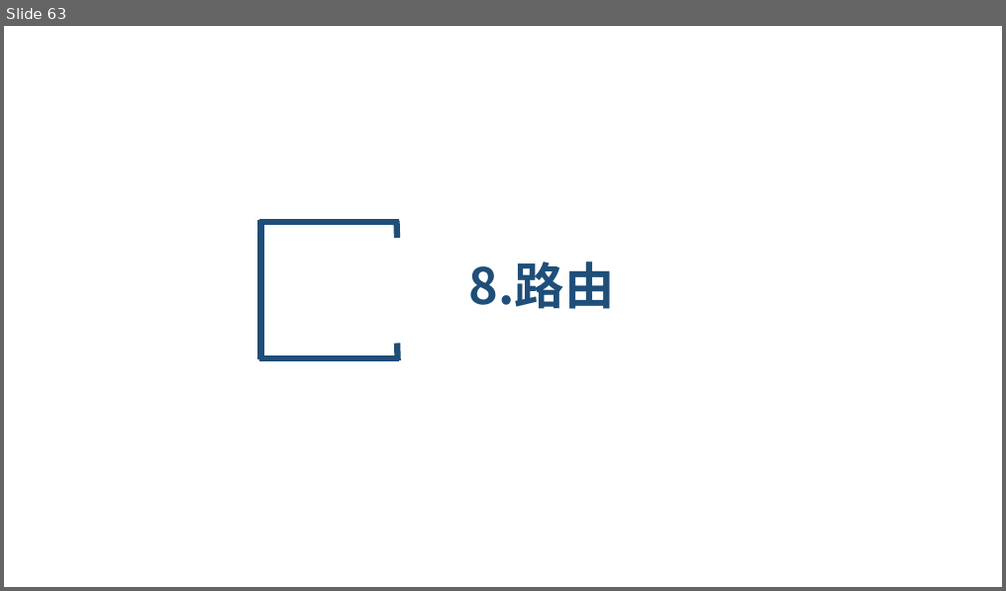
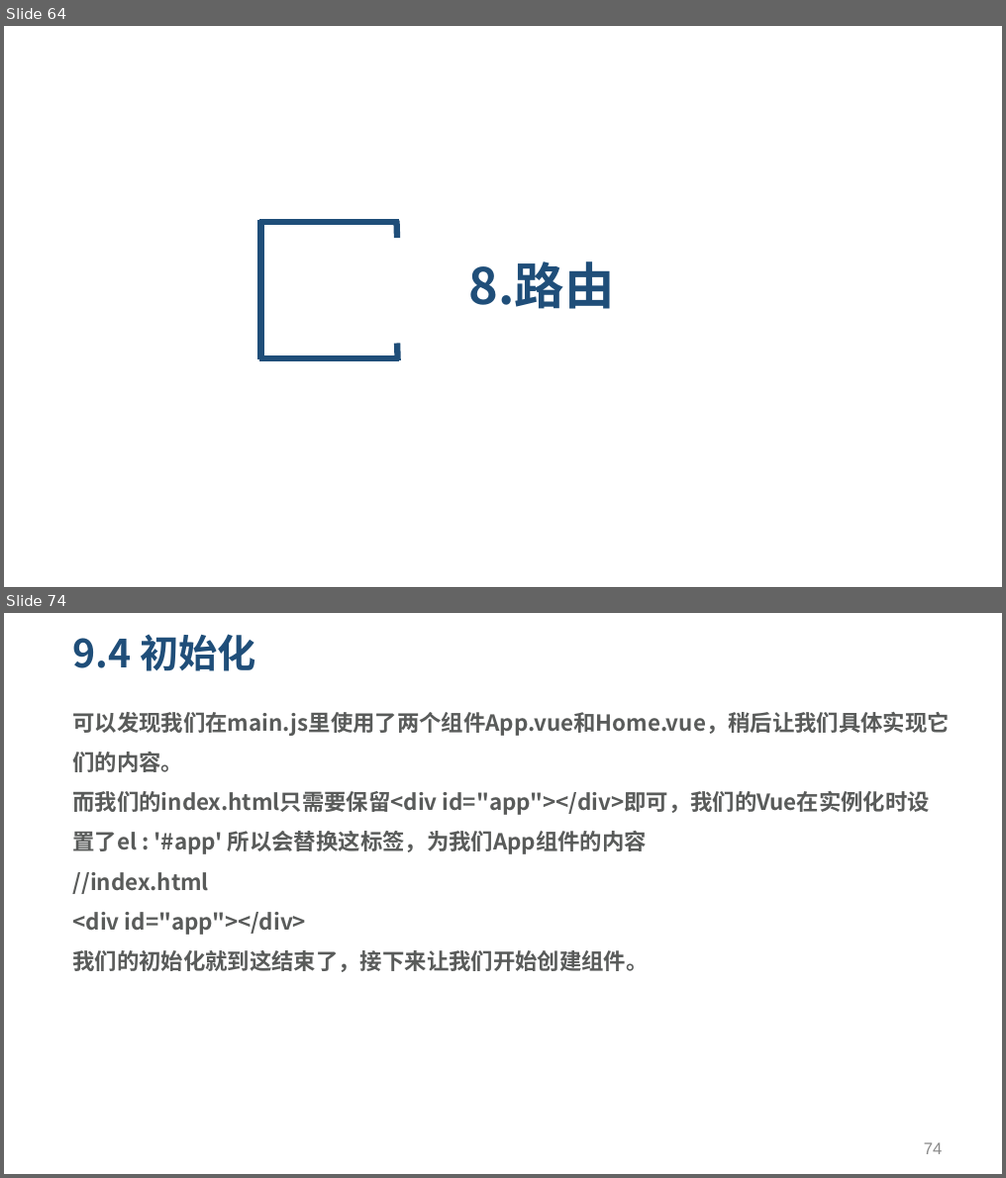
Before and after one commit to yxl2628/vuejs, a slide deck: 03 vue高级特性.pptx. Shown one above the other, each under a label of ours: slide 63 before the commit, slides 64 and 74 after it; the slides between them are not shown. The pictures are 1006x591 and 1006x1178 pixels, drawn with LibreOffice and Linux fonts; fonts in the diff are those of the drawing. Boxes give left, top, right and bottom in pixels: in the first picture for what was removed or moved away, otherwise in the second. Text is boxed around its words. In the diff, an @@ line names an element or a change of style, - is before the commit and + after.

```diff
--- a/03 vue高级特性.pptx
+++ b/03 vue高级特性.pptx
@@ slide 74 added at <box>4,613,1002,1174</box>, background #FFFFFF @@
@@ title added at <box>73,634,255,671</box>, 28 pt, text #1F4E79, bold @@
+9.4 初始化
@@ text added at <box>73,712,949,972</box>, 16 pt, text #595B5A, bold @@
+可以发现我们在main.js里使用了两个组件App.vue和Home.vue，稍后让我们具体实现它们的内容。
+而我们的index.html只需要保留<div id="app"></div>即可，我们的Vue在实例化时设置了el : '#app' 所以会替换这标签，为我们App组件的内容
+//index.html
+<div id="app"></div>
+我们的初始化就到这结束了，接下来让我们开始创建组件。
@@ page number added at <box>924,1143,943,1155</box>, 12 pt, text #898989 @@
+74
@@ what was slide 63 is now slide 64 @@
```
Also in this commit, not shown: 4 slides changed, 27 other slides added, 2 other files.
